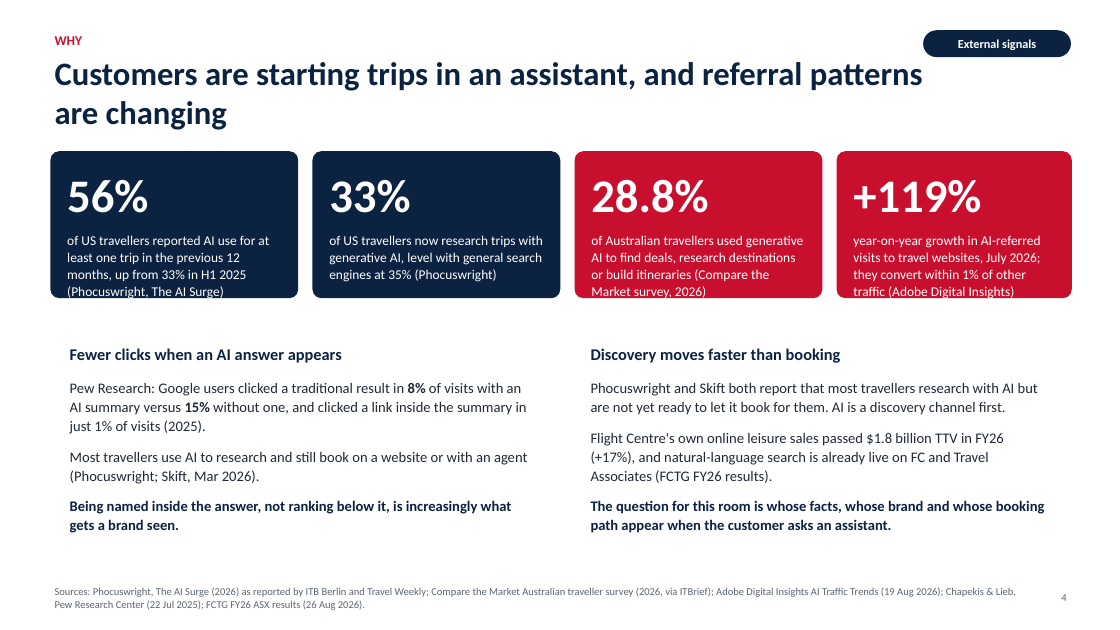
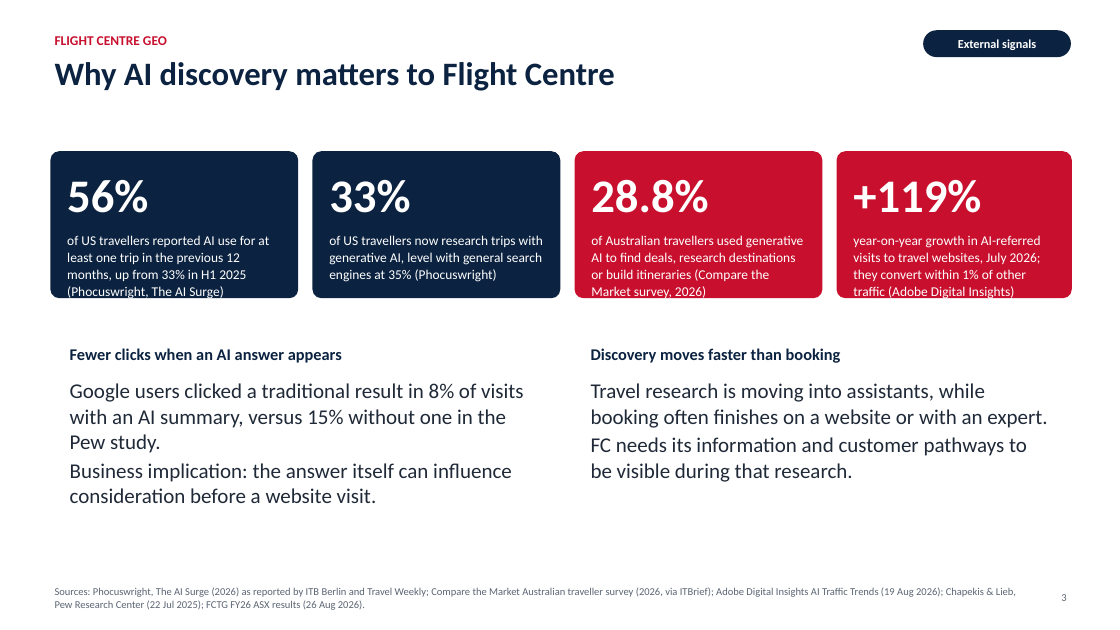
Before and after one commit to muhammadmubbashar/GEO--Generative-Engine-Optimisation, a slide deck: slide 3 of presentation/FC_GEO_Leadership_Final.pptx (slide 4 before the commit). Drawn at 1120x630 pixels with LibreOffice and Linux fonts; fonts in the diff are those of the drawing. Boxes give left, top, right and bottom in pixels: in the first picture for what was removed or moved away, otherwise in the second. Text is boxed around its words. In the diff, an @@ line names an element or a change of style, - is before the commit and + after.

```diff
--- a/presentation/FC_GEO_Leadership_Final.pptx
+++ b/presentation/FC_GEO_Leadership_Final.pptx
@@ text at bbox=[55, 36, 167, 45]: text changed @@
-WHY
+FLIGHT CENTRE GEO
@@ text at bbox=[55, 62, 615, 91]: text changed @@
-Customers are starting trips in an assistant, and referral patterns are changing
+Why AI discovery matters to Flight Centre
@@ text at bbox=[70, 383, 524, 503]: text changed; size 12.5 to 18 pt @@
-Pew Research: Google users clicked a traditional result in 8% of visits with an AI summary versus 15% without one, and clicked a link inside the summary in just 1% of visits (2025).
-Most travellers use AI to research and still book on a website or with an agent (Phocuswright; Skift, Mar 2026).
-Being named inside the answer, not ranking below it, is increasingly what gets a brand seen.
+Google users clicked a traditional result in 8% of visits with an AI summary, versus 15% without one in the Pew study.
+Business implication: the answer itself can influence consideration before a website visit.
@@ text at bbox=[591, 383, 1047, 482]: text changed; size 12.5 to 18 pt @@
-Phocuswright and Skift both report that most travellers research with AI but are not yet ready to let it book for them. AI is a discovery channel first.
-Flight Centre's own online leisure sales passed $1.8 billion TTV in FY26 (+17%), and natural-language search is already live on FC and Travel Associates (FCTG FY26 results).
-The question for this room is whose facts, whose brand and whose booking path appear when the customer asks an assistant.
+Travel research is moving into assistants, while booking often finishes on a website or with an expert.
+FC needs its information and customer pathways to be visible during that research.
@@ text at bbox=[1061, 594, 1066, 601]: text changed @@
-4
+3
```
Also in this commit, not shown: 30 other slides changed, 4 slides added, 6 other files.
